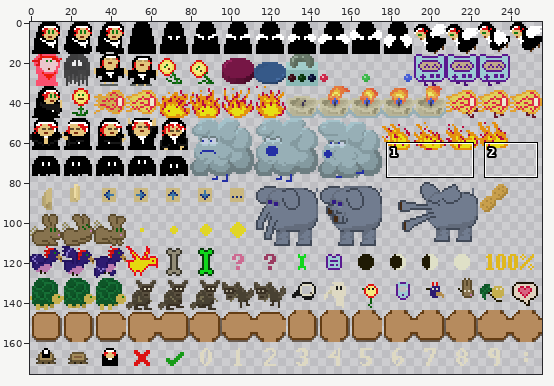
File history of a sprite sheet, src/data/image/9-hero.png. The picture above shows the old version from afar; the outline marks the close-up.
Close-up. Before:
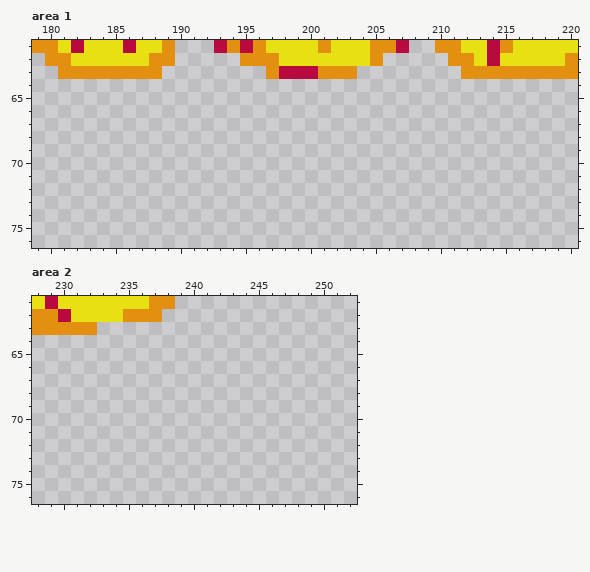
The file is 256x256 pixels. Colours within 5 levels of each other are drawn and written as one. Shown: area 1: x 179..220, y 61..76; area 2: x 228..252, y 61..76. The wide view leaves out empty margins.
New version:
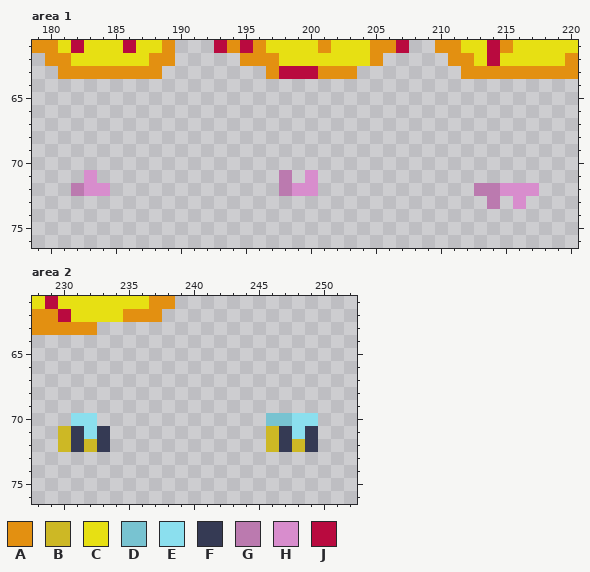
Palette (. is transparent): A #e39011  B #cdb825  C #e7e013  D #78c3d1  E #8bdfee  F #353a54  G #bb7aaf  H #d88dcd  J #b90a3f
The exact change:
Area 1:
Colour G is added in row 71 at x 198; in row 72 at x 182, 198 and 213 to 214; in row 73 at x 214.
Colour H is added in row 71 at x 183 and 200; in row 72 at x 183 to 184, 199 to 200 and 215 to 217; in row 73 at x 216.
Area 2:
Colour B is added in row 71 at x 230 and 246; in row 72 at x 230, 232, 246 and 248.
Colour D is added in row 70 at x 246 to 247.
Colour E is added in row 70 at x 231 to 232 and 248 to 249; in row 71 at x 232 and 248.
Colour F is added in rows 71 to 72 at x 231, 233, 247 and 249.
